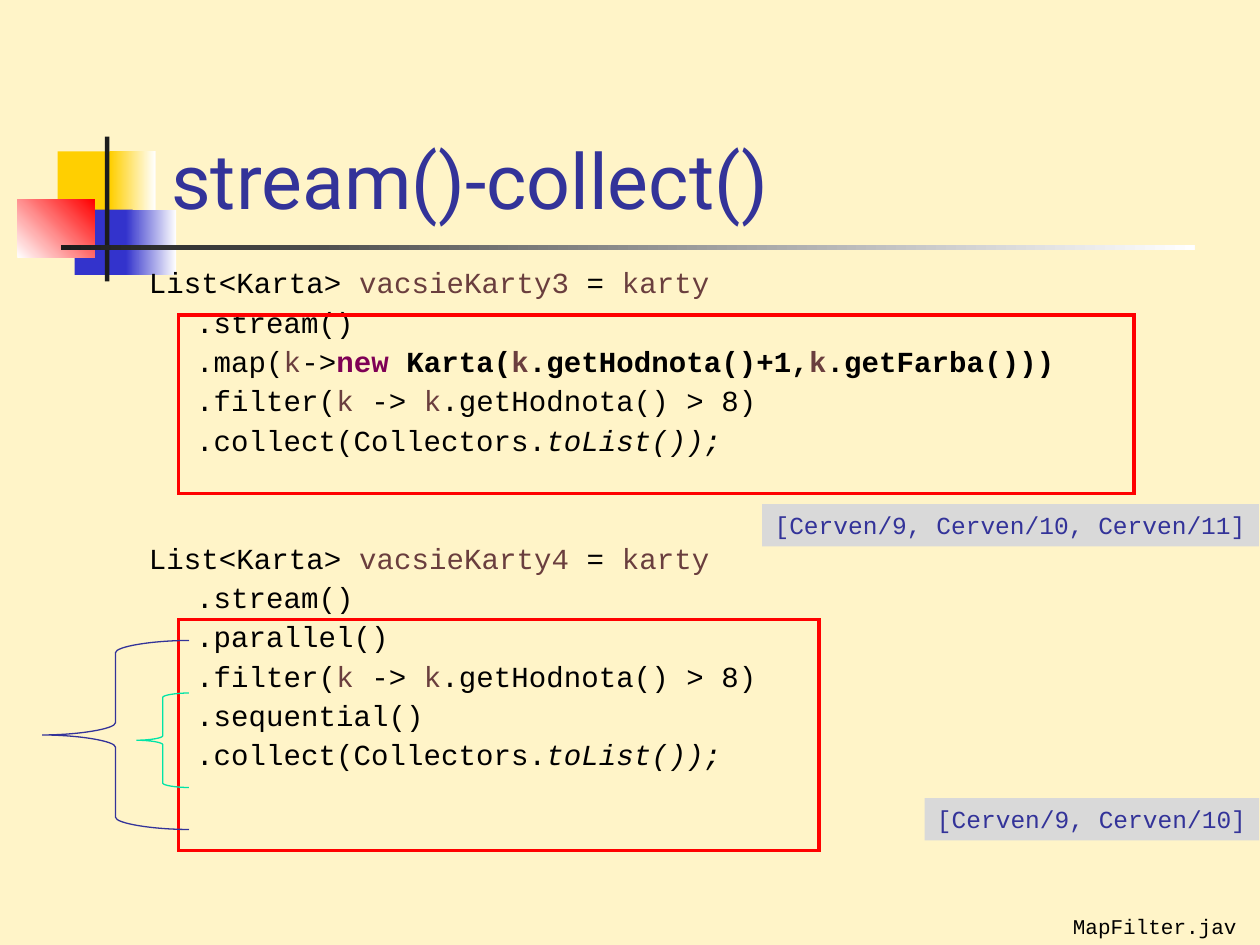
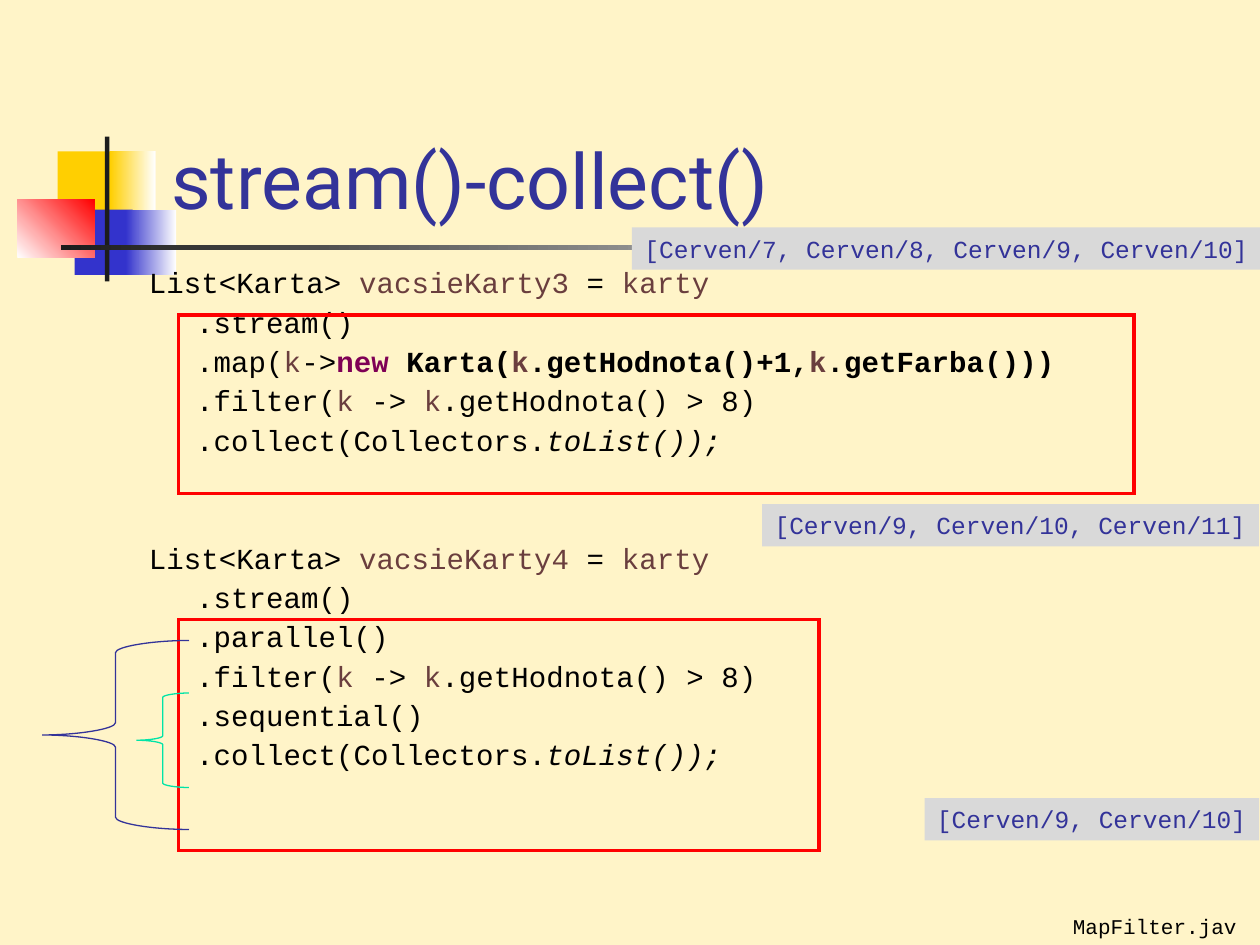
Before and after one commit to Programovanie4/Prednasky, a slide deck: slide 20 of 07/07_java.ppt (slide 18 before the commit). Drawn at 1260x945 pixels with LibreOffice and Linux fonts; fonts in the diff are those of the drawing. Boxes give left, top, right and bottom in pixels: in the first picture for what was removed or moved away, otherwise in the second. Text is boxed around its words. In the diff, an @@ line names an element or a change of style, - is before the commit and + after.

```diff
--- a/07/07_java.ppt
+++ b/07/07_java.ppt
@@ rectangle added at (633, 227, 1260, 270), fill #D9D9D9, 14 pt, text #333399 @@
+[Cerven/7, Cerven/8, Cerven/9, Cerven/10]
```
Also in this commit, not shown: 7 other slides changed, 3 slides added, 2 other files.
